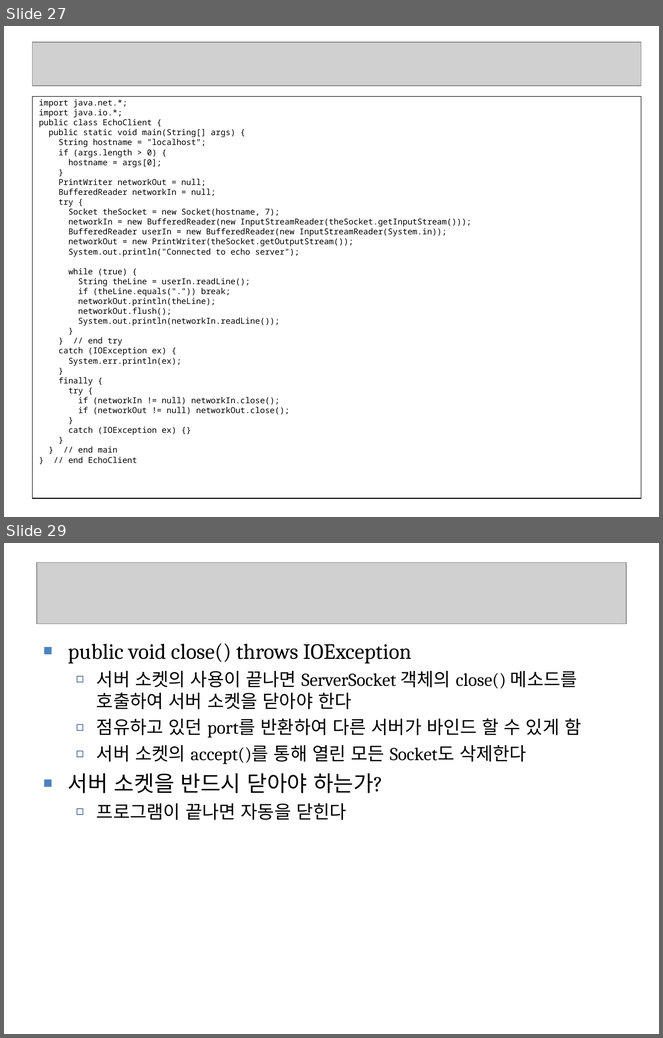
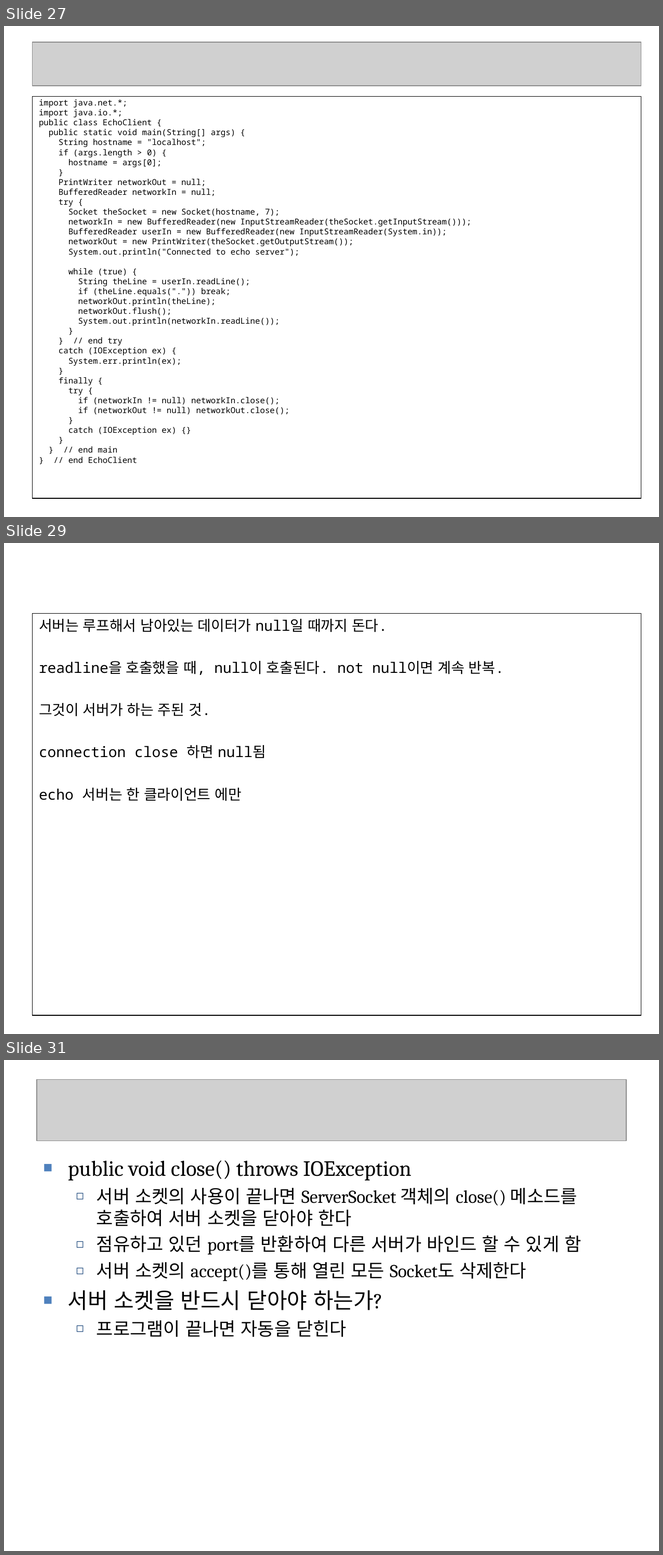
Before and after one commit to seleuchel/javaNetwork, a slide deck: ppt/321_chap09ServerSocket.ppt. Shown one above the other, each under a label of ours: slides 27 and 29 before the commit, slides 27, 29 and 31 after it; the slides between them are not shown. The pictures are 663x1038 and 663x1555 pixels, drawn with LibreOffice and Linux fonts; fonts in the diff are those of the drawing; grey boxes stand for pictures; background and template pictures are left out. Boxes give left, top, right and bottom in pixels: in the first picture for what was removed or moved away, otherwise in the second. Text is boxed around its words. In the diff, an @@ line names an element or a change of style, - is before the commit and + after.

```diff
--- a/ppt/321_chap09ServerSocket.ppt
+++ b/ppt/321_chap09ServerSocket.ppt
@@ slide 29 added at [4,543,659,1034], background picture (left out) @@
@@ text added at [32,613,641,1015], outline #000000 0.74 pt, 16 pt, text #000000 @@
+서버는 루프해서 남아있는 데이터가 null일 때까지 돈다.
+readline을 호출했을 때, null이 호출된다. not null이면 계속 반복.
+그것이 서버가 하는 주된 것.
+connection close 하면 null됨
+echo 서버는 한 클라이언트 에만
@@ what was slide 29 is now slide 31 @@
```
Also in this commit, not shown: 3 slides changed, 1 other slide added, 4 other files.
